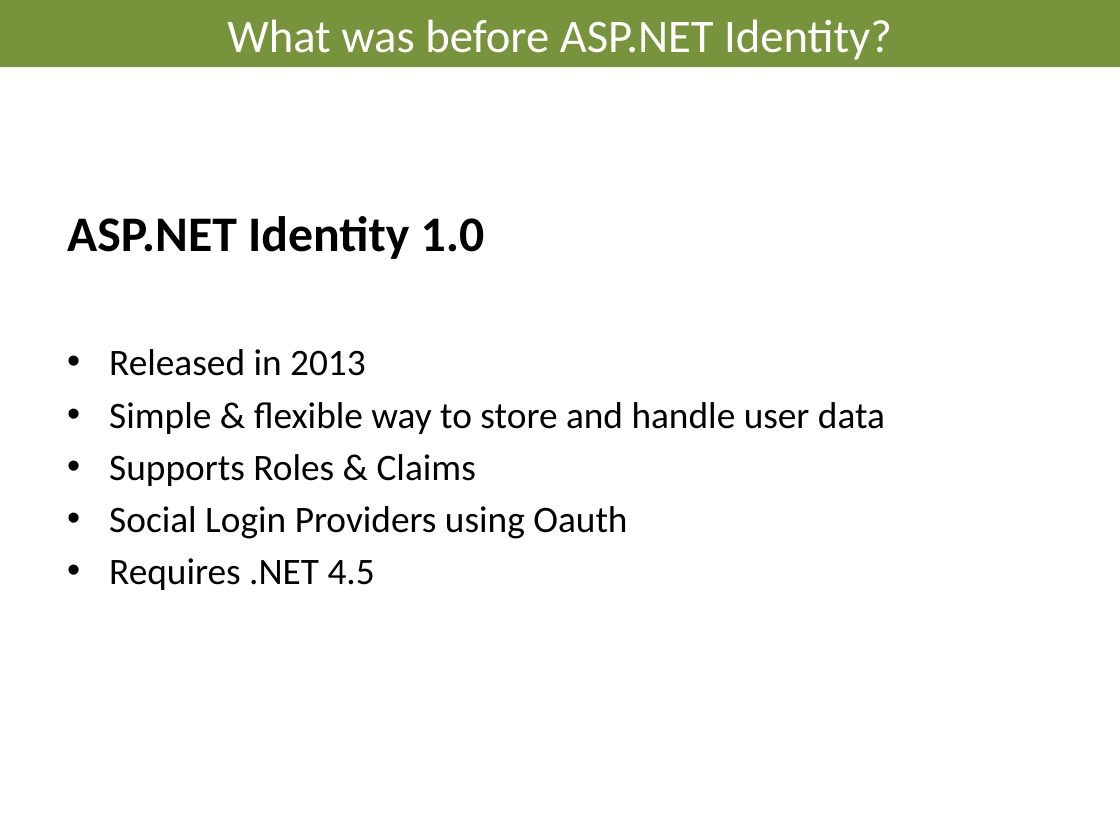
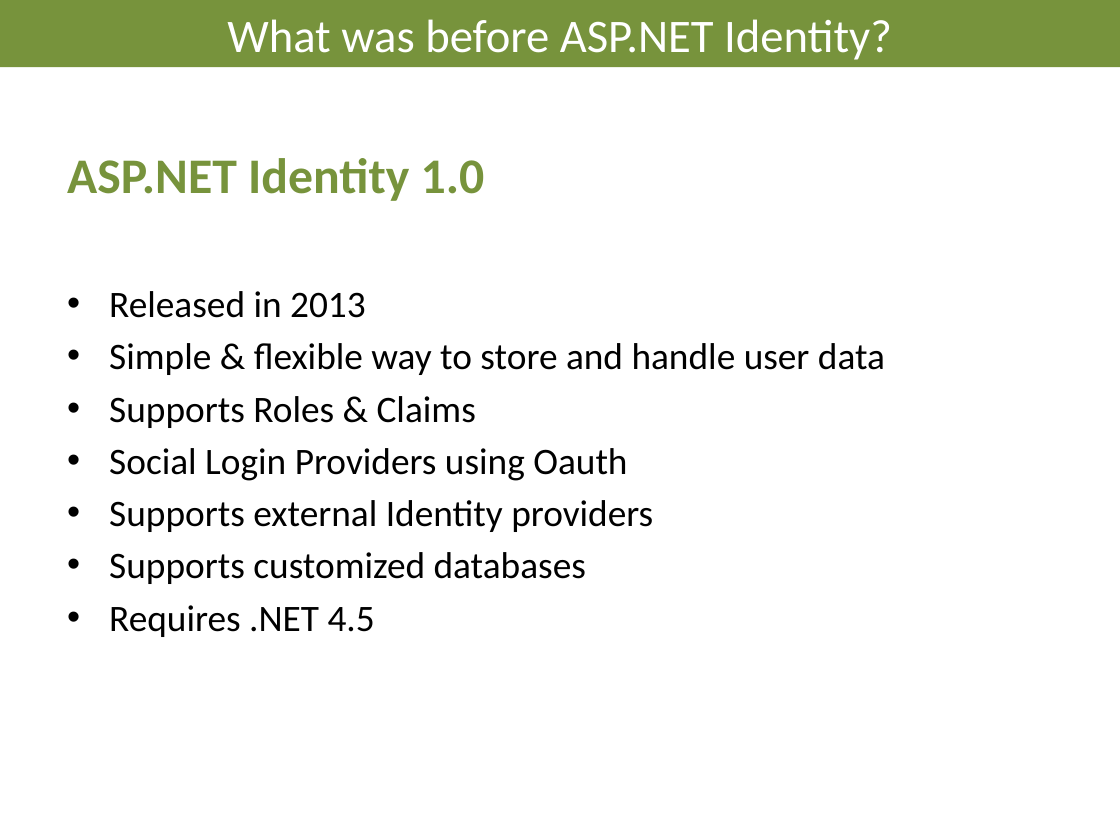
Before and after one commit to AndreasElffors/IdentityTemplate, a slide deck: slide 17 of Documents/Identity-Introduction.pptx. Drawn at 1120x840 pixels with LibreOffice and Linux fonts; fonts in the diff are those of the drawing; background and template pictures are left out. Boxes give left, top, right and bottom in pixels: in the first picture for what was removed or moved away, otherwise in the second. Text is boxed around its words. In the diff, an @@ line names an element or a change of style, - is before the commit and + after.

```diff
--- a/Documents/Identity-Introduction.pptx
+++ b/Documents/Identity-Introduction.pptx
@@ text "ASP.NET Identity 1.0" moved from (x1=67, y1=216, x2=885, y2=590) to (x1=67, y1=158, x2=885, y2=637) @@
@@ text at (x1=67, y1=158, x2=485, y2=201): text colour #000000 to #77933C in "ASP.NET Identity 1.0" @@
@@ text at (x1=109, y1=500, x2=653, y2=584): paragraphs added @@
+• Supports external Identity providers
+• Supports customized databases
```
Also in this commit, not shown: 15 other slides changed, 1 slide added.
